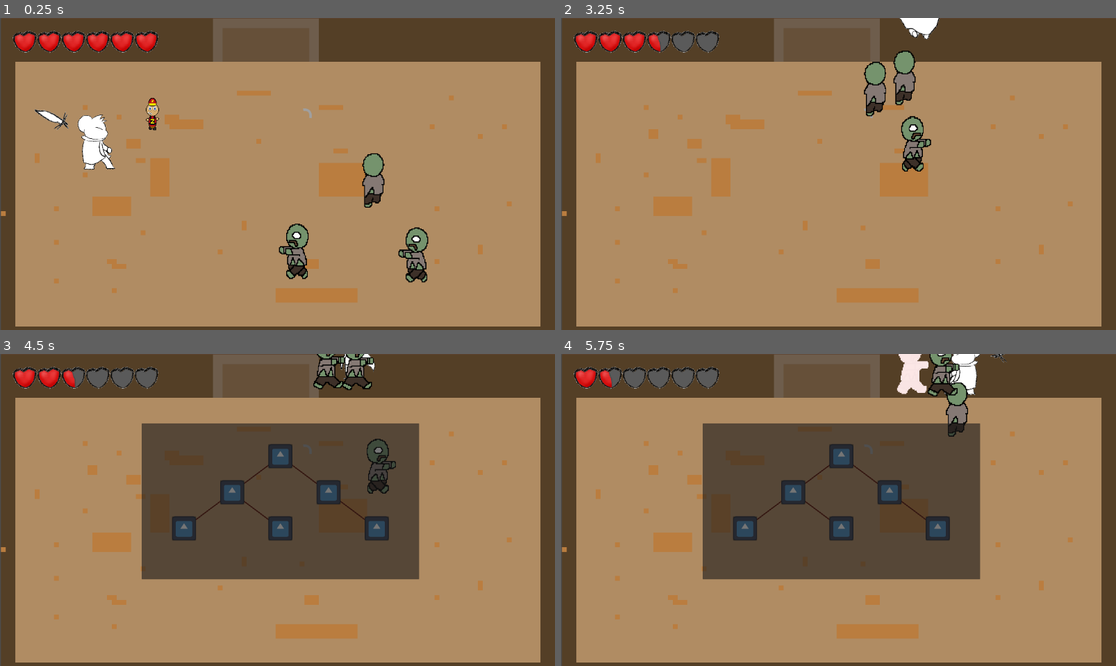
Above: before the commit, frames 1-4 (two rows, left to right).
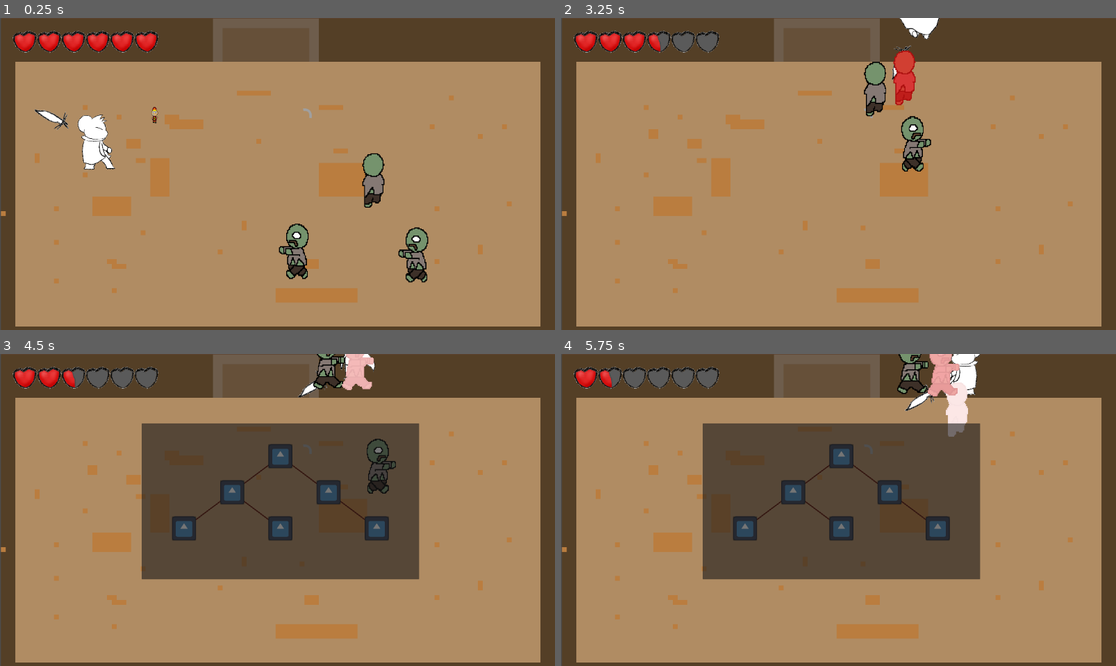
Above: after the commit, the same moments.

Repository: bcorrigall/ratknight
Game: Godot game, scene res://main.tscn
Two runs of this game, one before a commit and one after it. Both use one fixed random seed, a clock stepped at 60 frames per second and the inputs below. The engine's default icon, where the game draws it, is replaced by a stand-in: a white triangle on a blue panel in a dark square.
Inputs (mouse positions are in pixels of both pictures, inside the frame that each line leads up to):
- Up to frame 1 (0.25 s): no input
- Up to frame 2 (3.25 s): move the mouse to (960, 158) at 0.52 s; hold Right (move_right) 0.53-1.28 s; hold J (attack_light) 0.53-1.28 s; move the mouse to (727, 189) at 1.27 s; hold S (move_down) 1.28-2.03 s; tap J (attack_light) at 1.35, 2.3, 3.05 s; move the mouse to (894, 105) at 2.02 s; hold Right (move_right) 2.03-2.78 s; hold K (attack_spin) 2.03-2.78 s; move the mouse to (810, 236) at 2.77 s; hold Up (move_up) from 2.78 s (still down); tap Shift (dash) at 2.85 s
- Up to frame 3 (4.5 s): move the mouse to (444, 556) at 3.52 s; release Up (move_up) at 3.53 s; press the mouse at (444, 556) at 3.53 s; hold A (move_left) from 3.53 s (still down); tap J (attack_light) at 3.8 s; move the mouse to (111, 463) at 4.27 s; release the mouse at (111, 463) at 4.28 s; tap L (level) at 4.35 s
- Up to frame 4 (5.75 s): tap J (attack_light) at 4.55 s; move the mouse to (866, 510) at 5.02 s; release A (move_left) at 5.03 s; hold S (move_down) from 5.03 s (still down); hold J (attack_light) from 5.03 s (still down)

The runs differ from the first frame. In frame 1, 0.2% of the frame differs, in the area x 26-29%, y 25-37%; in frame 2, 0.6%; in frame 3, 0.5%; in frame 4, 1.7%, in the area x 60-81%, y 0-27%.

Commit message:
sword aiming

Diff:
--- a/enemy.tscn
+++ b/enemy.tscn
@@ -53,8 +53,8 @@
 height = 98.0
 
 [sub_resource type="CapsuleShape2D" id="CapsuleShape2D_lfd7g"]
-radius = 37.0
-height = 118.0
+radius = 31.0
+height = 96.0
 
 [sub_resource type="Animation" id="Animation_hq5i6"]
 length = 0.001
@@ -115,6 +115,7 @@
 shape = SubResource("CapsuleShape2D_0oxnu")
 
 [node name="HitBox" type="Area2D" parent="."]
+visible = false
 
 [node name="CollisionShape2D" type="CollisionShape2D" parent="HitBox"]
 shape = SubResource("CapsuleShape2D_lfd7g")
--- a/item.tscn
+++ b/item.tscn
@@ -2,7 +2,7 @@
 
 [ext_resource type="Texture2D" uid="uid://bjimheo2js26y" path="res://assets/pixil-frame-1.png" id="1_3gsyt"]
 [ext_resource type="Script" path="res://item.gd" id="1_fd45f"]
-[ext_resource type="Texture2D" uid="uid://b6nb6d5reo35g" path="res://assets/test/heart/Heart.png" id="3_osdty"]
+[ext_resource type="Texture2D" uid="uid://iumpcg2um3l4" path="res://assets/hearts/heart_4_4.png" id="3_5boxt"]
 
 [sub_resource type="RectangleShape2D" id="RectangleShape2D_g4ir3"]
 size = Vector2(80, 68)
@@ -19,7 +19,7 @@
 }, {
 "frames": [{
 "duration": 1.0,
-"texture": ExtResource("3_osdty")
+"texture": ExtResource("3_5boxt")
 }],
 "loop": true,
 "name": &"Heart",
@@ -36,6 +36,7 @@
 
 [node name="ItemSprite" type="AnimatedSprite2D" parent="."]
 position = Vector2(6, 0)
+scale = Vector2(0.5, 0.5)
 sprite_frames = SubResource("SpriteFrames_fy37g")
 animation = &"Heart"
 
--- a/playerMovement.gd
+++ b/playerMovement.gd
@@ -163,22 +163,25 @@
 		speed = 800
 	position += velocity * delta
 	position = position.clamp(Vector2.ZERO, screen_size)
+
 func attack_light():
 	if(!attacking):
+		var mouse_direction = (get_global_mouse_position() - global_position).normalized()
+		var angle = atan2(mouse_direction.y, mouse_direction.x)
 		attacking = true
 		$AttackTimeout.start(attack_cooldown)
-		if (velocity.y < 0): #back
+		if (angle < -PI / 4 and angle >= -3 * PI / 4): #back
 			animations.play("attackBack")
 			attack_direction = -90
-		elif(velocity.x<0): #left
+		elif(angle < PI / 4 and angle >= -PI / 4): #left
+			animations.play("attackRight")
+			attack_direction = 0
+		elif(angle >= PI / 4 and angle < 3 * PI / 4):#right
+			animations.play("attackDown")
+			attack_direction = 90
+		else:
 			animations.play("attackLeft")
 			attack_direction = 180
-		elif(velocity.x>0):#right
-			animations.play("attackRight")
-			attack_direction = 0
-		else:
-			animations.play("attackDown")
-			attack_direction = 90
 		await animations.animation_finished
 		weapon.disable()
 
--- a/trap.tscn
+++ b/trap.tscn
@@ -8,8 +8,8 @@
 height = 98.0
 
 [sub_resource type="CapsuleShape2D" id="CapsuleShape2D_lfd7g"]
-radius = 37.0
-height = 118.0
+radius = 31.0
+height = 96.0
 
 [node name="Trap" type="CharacterBody2D"]
 script = ExtResource("1_exj36")
